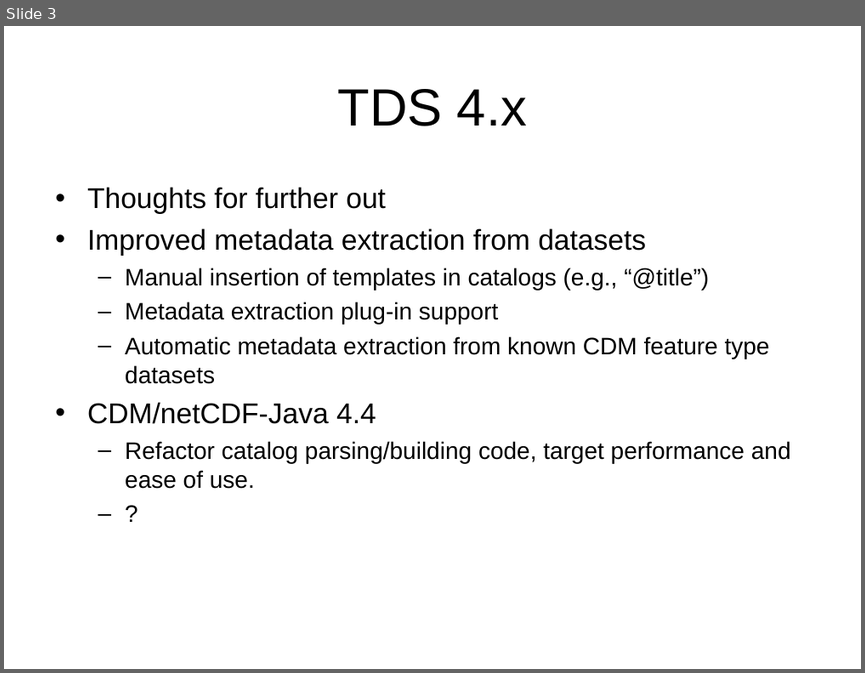
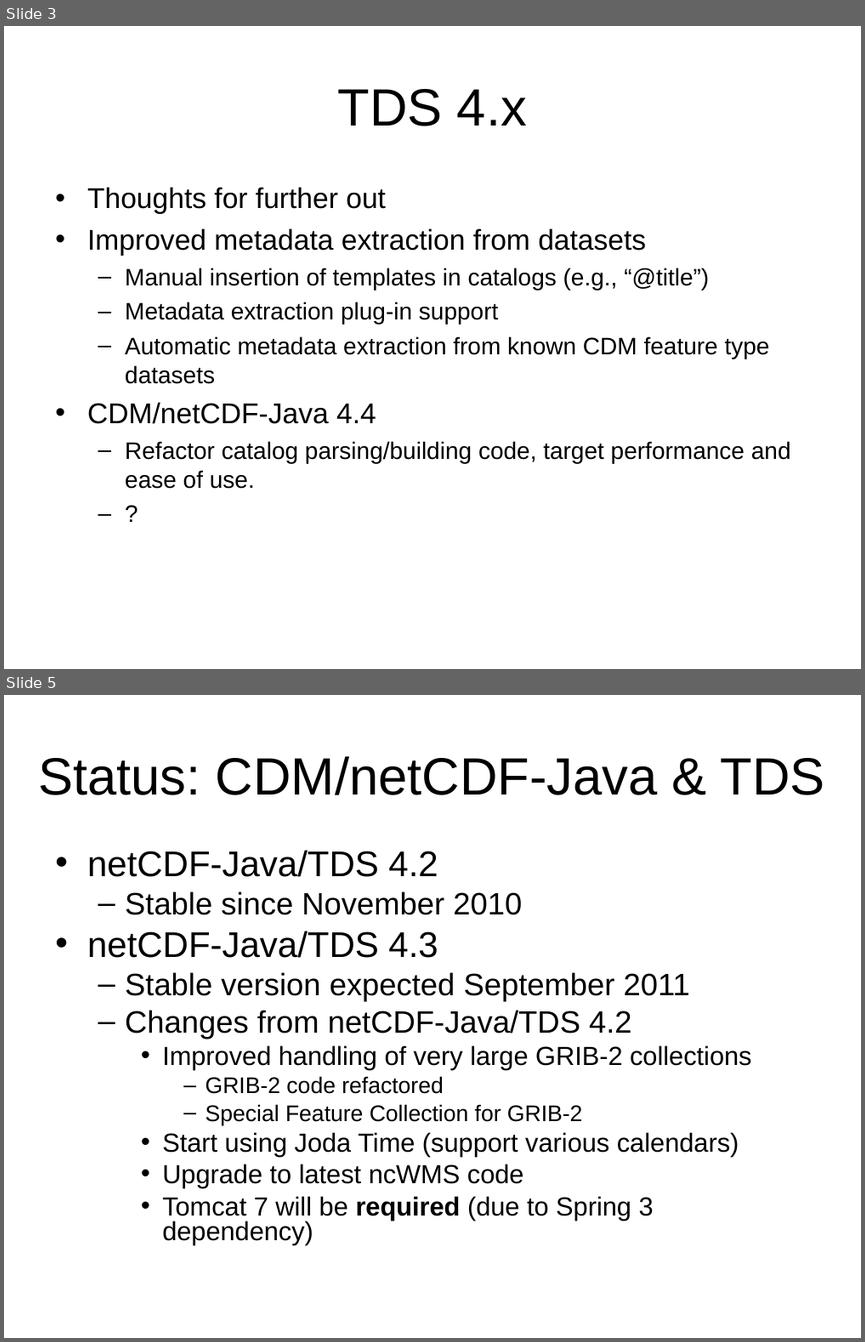
Before and after one commit to Unidata/thredds, a slide deck: docs/web/thredds/tech/tds4.3/tutorial/TDS_Plans.ppt. Shown one above the other, each under a label of ours: slide 3 before the commit, slides 3 and 5 after it; the slides between them are not shown. The pictures are 865x673 and 865x1342 pixels, drawn with LibreOffice and Linux fonts; fonts in the diff are those of the drawing; background and template pictures are left out. Boxes give left, top, right and bottom in pixels: in the first picture for what was removed or moved away, otherwise in the second. Text is boxed around its words. In the diff, an @@ line names an element or a change of style, - is before the commit and + after.

```diff
--- a/docs/web/thredds/tech/tds4.3/tutorial/TDS_Plans.ppt
+++ b/docs/web/thredds/tech/tds4.3/tutorial/TDS_Plans.ppt
@@ slide 5 added at [4, 695, 861, 1338], background picture (left out) @@
@@ title added at [38, 756, 825, 795], 44 pt, text #000000 @@
+Status: CDM/netCDF-Java & TDS
@@ text added at [87, 850, 752, 1245], 22 pt, text #000000 @@
+• netCDF-Java/TDS 4.2
+  – Stable since November 2010
+• netCDF-Java/TDS 4.3
+  – Stable version expected September 2011
+  – Changes from netCDF-Java/TDS 4.2
+    • Improved handling of very large GRIB-2 collections
+      – GRIB-2 code refactored
+      – Special Feature Collection for GRIB-2
+    • Start using Joda Time (support various calendars)
+    • Upgrade to latest ncWMS code
+    • Tomcat 7 will be required (due to Spring 3 dependency)
```
Also in this commit, not shown: 1 other slide added, 2 other files.
